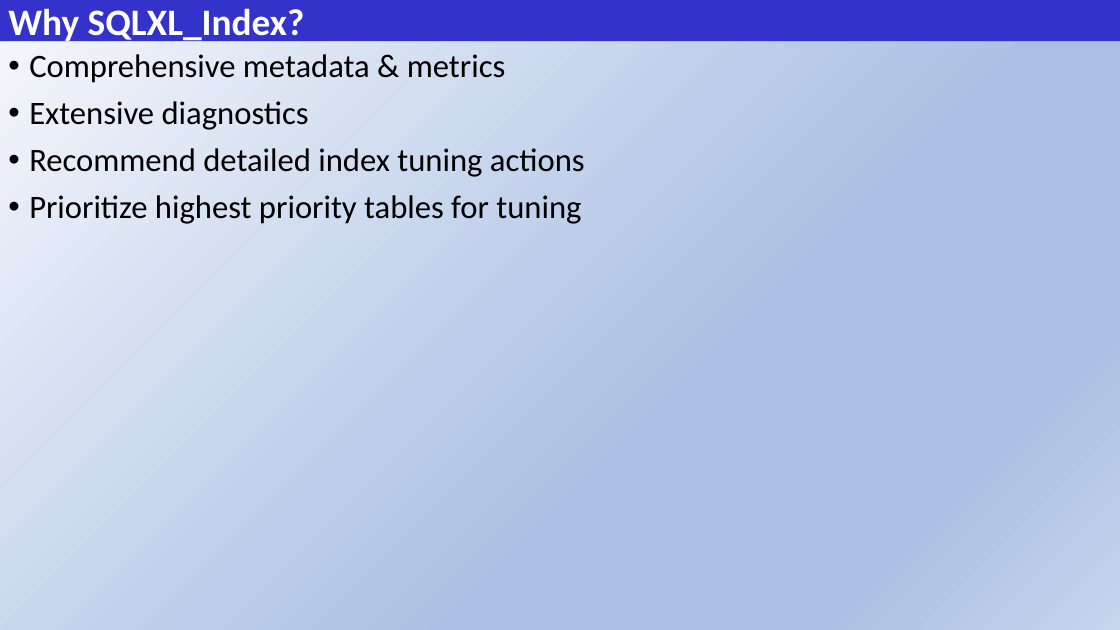
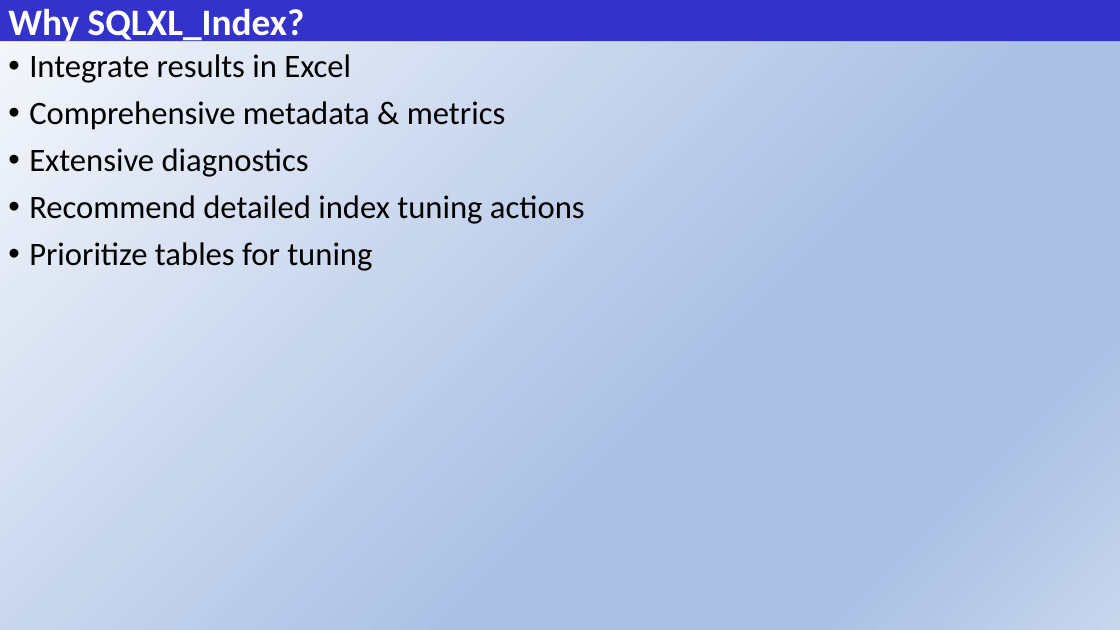
Before and after one commit to SQLXL/SQLXL, a slide deck: slide 12 of SQLXL_Index SQL Saturday South Florida 2025.pptx. Drawn at 1120x630 pixels with LibreOffice and Linux fonts; fonts in the diff are those of the drawing. Boxes give left, top, right and bottom in pixels: in the first picture for what was removed or moved away, otherwise in the second. Text is boxed around its words. In the diff, an @@ line names an element or a change of style, - is before the commit and + after.

```diff
--- a/SQLXL_Index SQL Saturday South Florida 2025.pptx
+++ b/SQLXL_Index SQL Saturday South Florida 2025.pptx
@@ text at [29,54,351,83]: paragraph added @@
+• Integrate results in Excel
@@ text at [29,242,372,271]: text changed @@
-• Prioritize highest priority tables for tuning
+• Prioritize tables for tuning
```
Also in this commit, not shown: 9 other slides changed, 1 slide removed, 1 other file.
